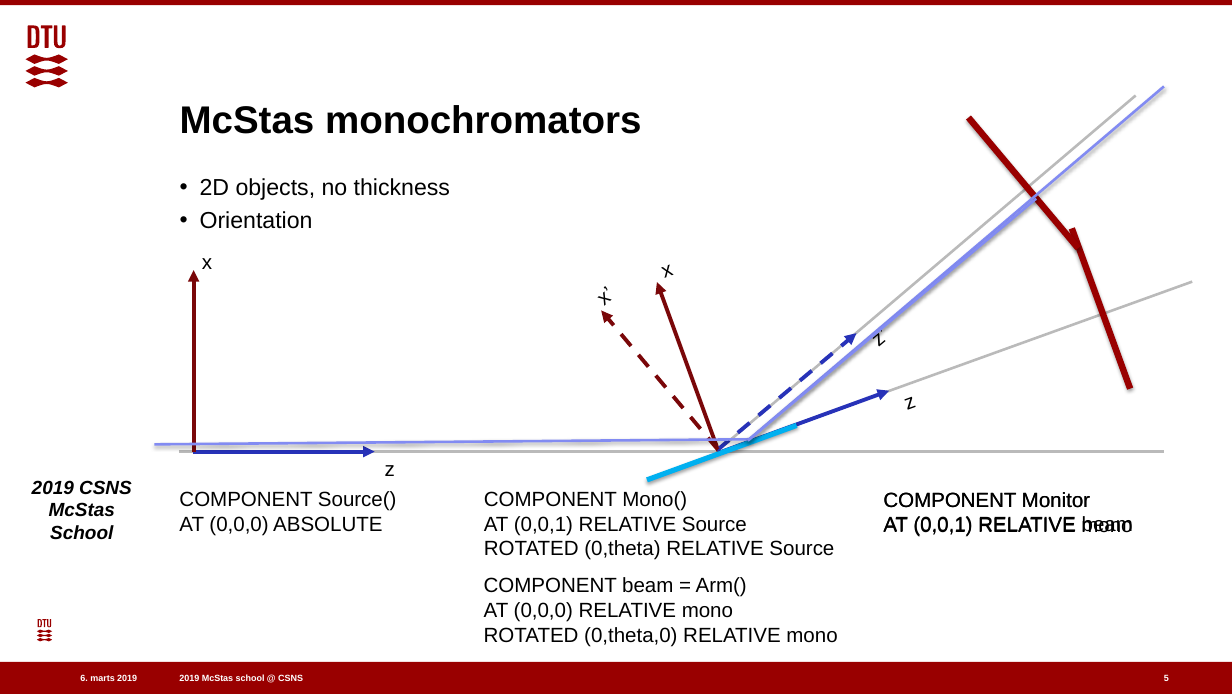
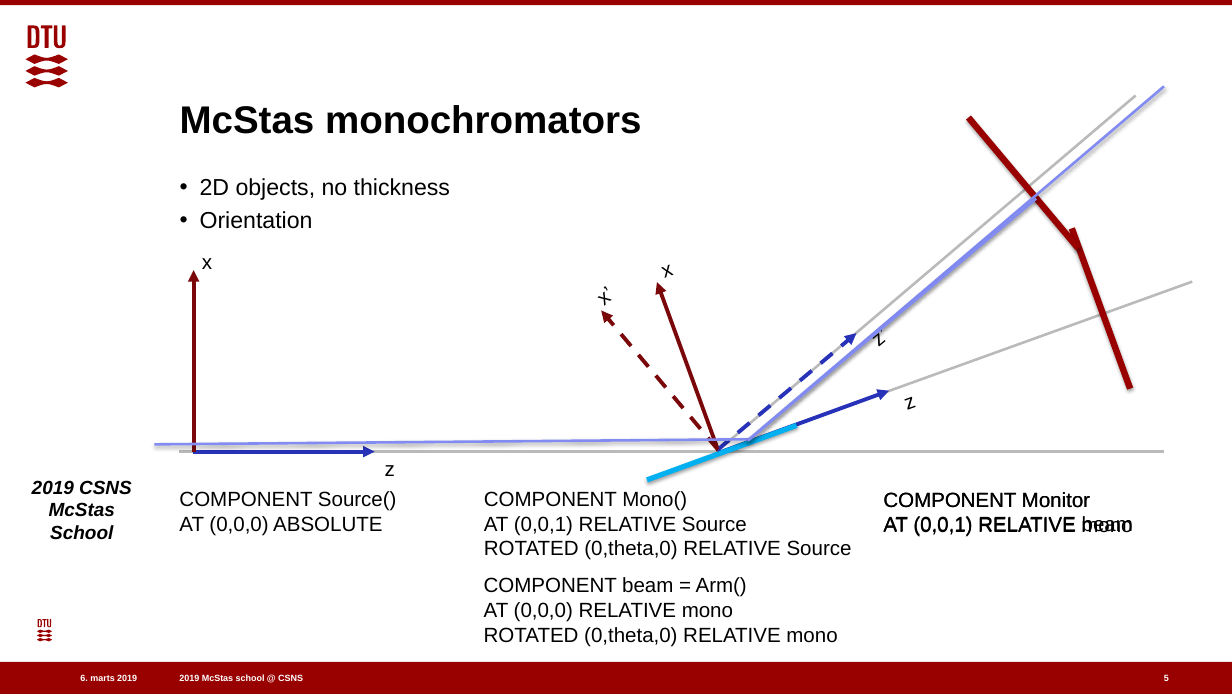
Before and after one commit to eddymaoui/Schools, a slide deck: slide 5 of CSNS_March_2019/2_Tuesday_March_26th/4_monochromators/Monochromator.pptx. Drawn at 1232x694 pixels with LibreOffice and Linux fonts; fonts in the diff are those of the drawing; background and template pictures are left out. Boxes give left, top, right and bottom in pixels: in the first picture for what was removed or moved away, otherwise in the second. Text is boxed around its words. In the diff, an @@ line names an element or a change of style, - is before the commit and + after.

```diff
--- a/CSNS_March_2019/2_Tuesday_March_26th/4_monochromators/Monochromator.pptx
+++ b/CSNS_March_2019/2_Tuesday_March_26th/4_monochromators/Monochromator.pptx
@@ text at [484, 491, 852, 560]: text changed @@
-COMPONENT Mono()
-AT (0,0,1) RELATIVE Source
-ROTATED (0,theta) RELATIVE Source
+COMPONENT Mono()
+AT (0,0,1) RELATIVE Source
+ROTATED (0,theta,0) RELATIVE Source
```
Also in this commit, not shown: 2 other slides changed, 3 other files.
